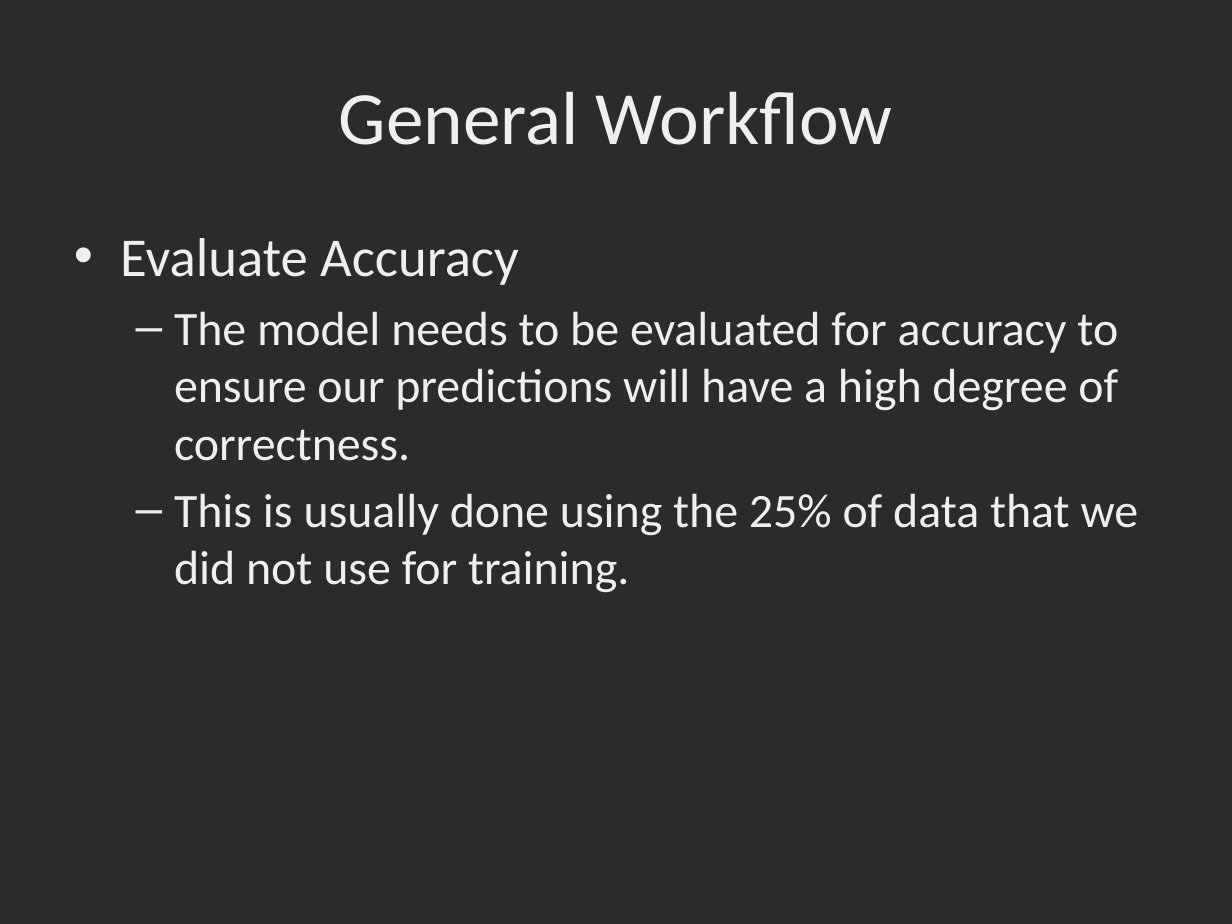
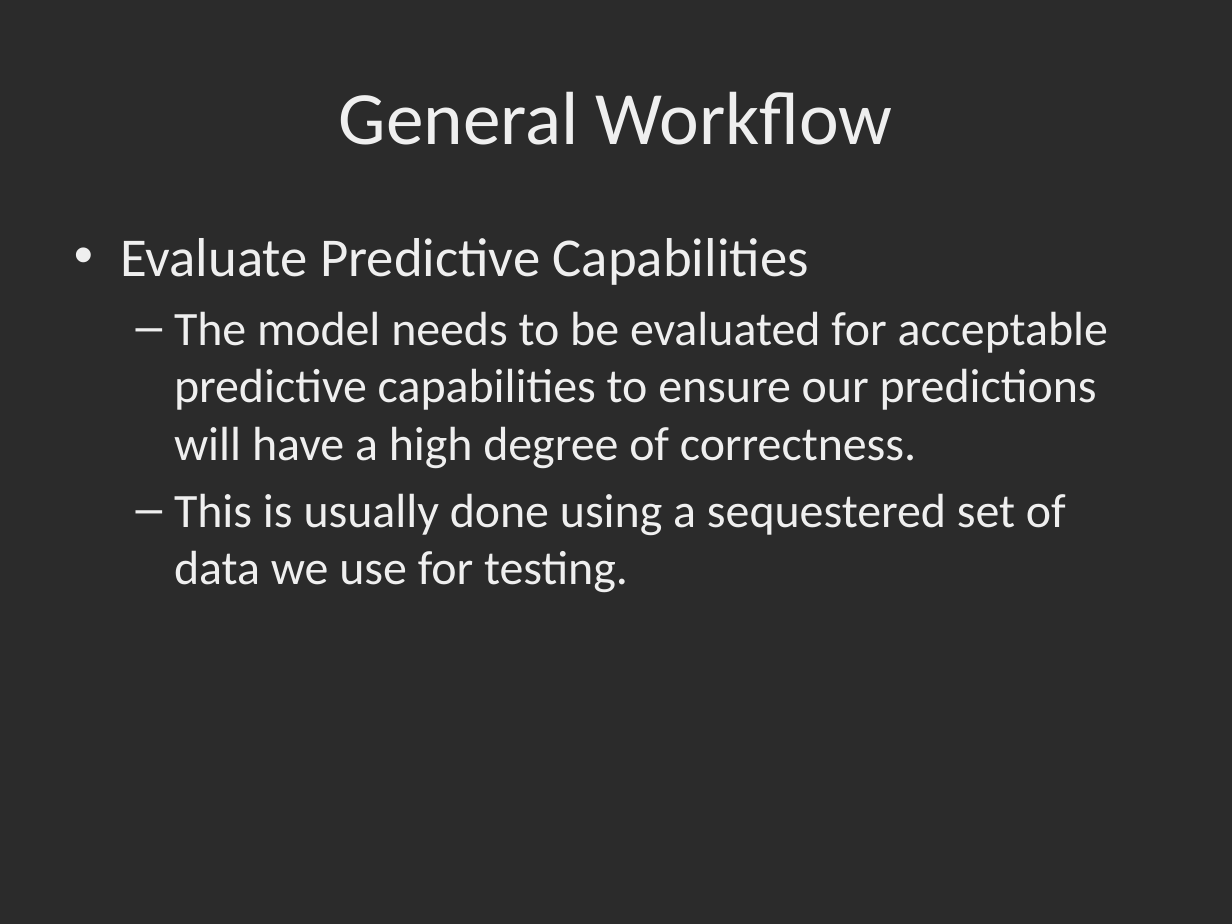
Before and after one commit to dbowmans46/PracticalProgramming, a slide deck: slide 28 of Session 7 - Python/Instructional Material/Session 7 - Python Brief Intro to Machine Learning with Scikit Learn.pptx (slide 25 before the commit). Drawn at 1232x924 pixels with LibreOffice and Linux fonts; fonts in the diff are those of the drawing; background and template pictures are left out; a plain dark background stands for a picture behind light text. Boxes give left, top, right and bottom in pixels: in the first picture for what was removed or moved away, otherwise in the second. Text is boxed around its words. In the diff, an @@ line names an element or a change of style, - is before the commit and + after.

```diff
--- a/Session 7 - Python/Instructional Material/Session 7 - Python Brief Intro to Machine Learning with Scikit Learn.pptx
+++ b/Session 7 - Python/Instructional Material/Session 7 - Python Brief Intro to Machine Learning with Scikit Learn.pptx
@@ text at (x1=120, y1=238, x2=1108, y2=593): text changed @@
-• Evaluate Accuracy
-  – The model needs to be evaluated for accuracy to ensure our predictions will have a high degree of correctness.
-  – This is usually done using the 25% of data that we did not use for training.
+• Evaluate Predictive Capabilities
+  – The model needs to be evaluated for acceptable predictive capabilities to ensure our predictions will have a high degree of correctness.
+  – This is usually done using a sequestered set of data we use for testing.
```
Also in this commit, not shown: 16 other slides changed, 12 slides added, 1 other file.
